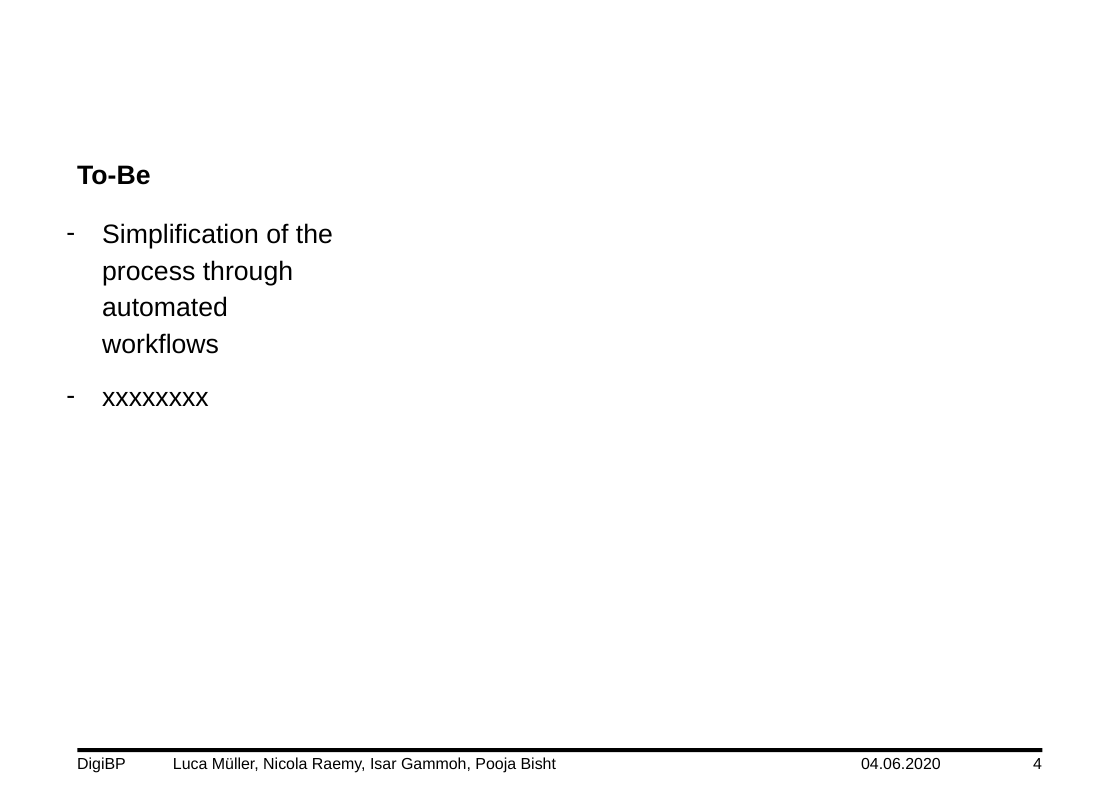
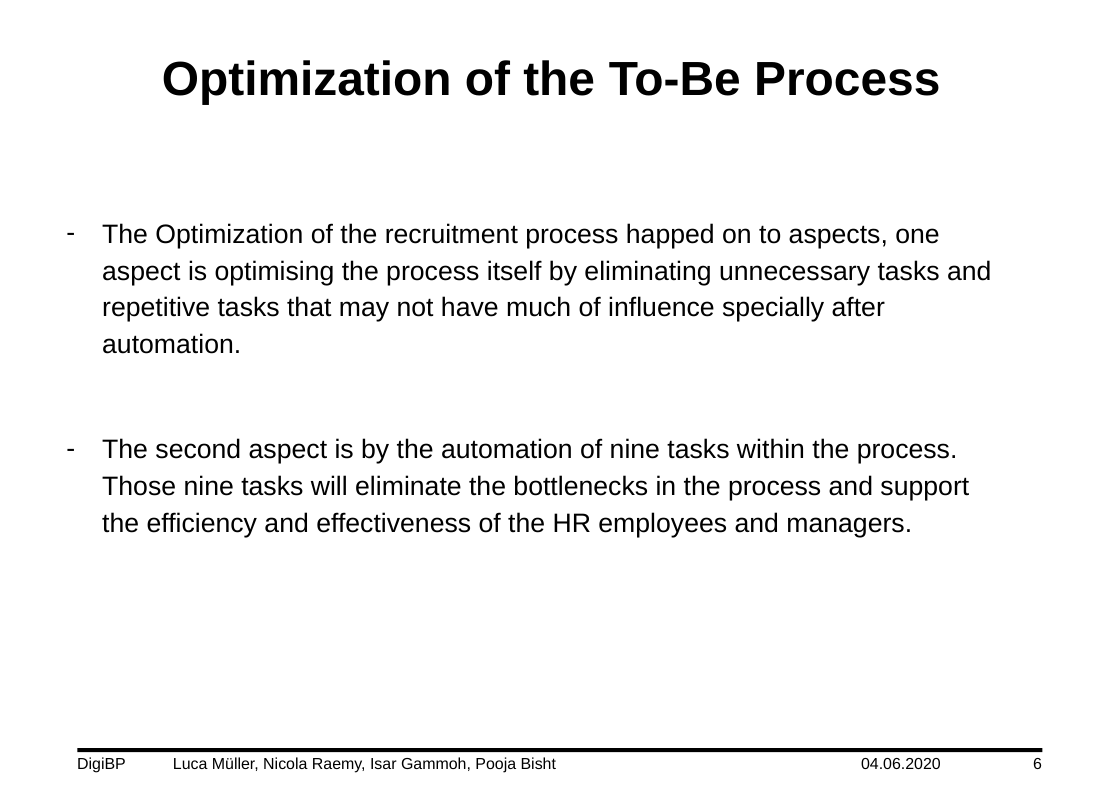
Before and after one commit to DigiBP/DigiBP_DanishBlue, a slide deck: slide 6 of Presentation/DigiBP_DanishBlue_Presentation_V0.3.pptx (slide 4 before the commit). Drawn at 1120x792 pixels with LibreOffice and Linux fonts; fonts in the diff are those of the drawing; background and template pictures are left out. Boxes give left, top, right and bottom in pixels: in the first picture for what was removed or moved away, otherwise in the second. Text is boxed around its words. In the diff, an @@ line names an element or a change of style, - is before the commit and + after.

```diff
--- a/Presentation/DigiBP_DanishBlue_Presentation_V0.3.pptx
+++ b/Presentation/DigiBP_DanishBlue_Presentation_V0.3.pptx
@@ title added at box(162, 60, 940, 104), 36 pt, text #000000, bold @@
+Optimization of the To-Be Process
@@ text removed at box(77, 165, 150, 185) @@
-To-Be
@@ text at box(102, 223, 991, 537): text changed @@
-– Simplification of the process through automated workflows
-– xxxxxxxx
+– The Optimization of the recruitment process happed on to aspects, one aspect is optimising the process itself by eliminating unnecessary tasks and repetitive tasks that may not have much of influence specially after automation.
+– The second aspect is by the automation of nine tasks within the process. Those nine tasks will eliminate the bottlenecks in the process and support the efficiency and effectiveness of the HR employees and managers.
@@ page number at box(1033, 758, 1042, 769): text changed @@
-4
+6
```
Also in this commit, not shown: 4 other slides changed, 3 slides added.
